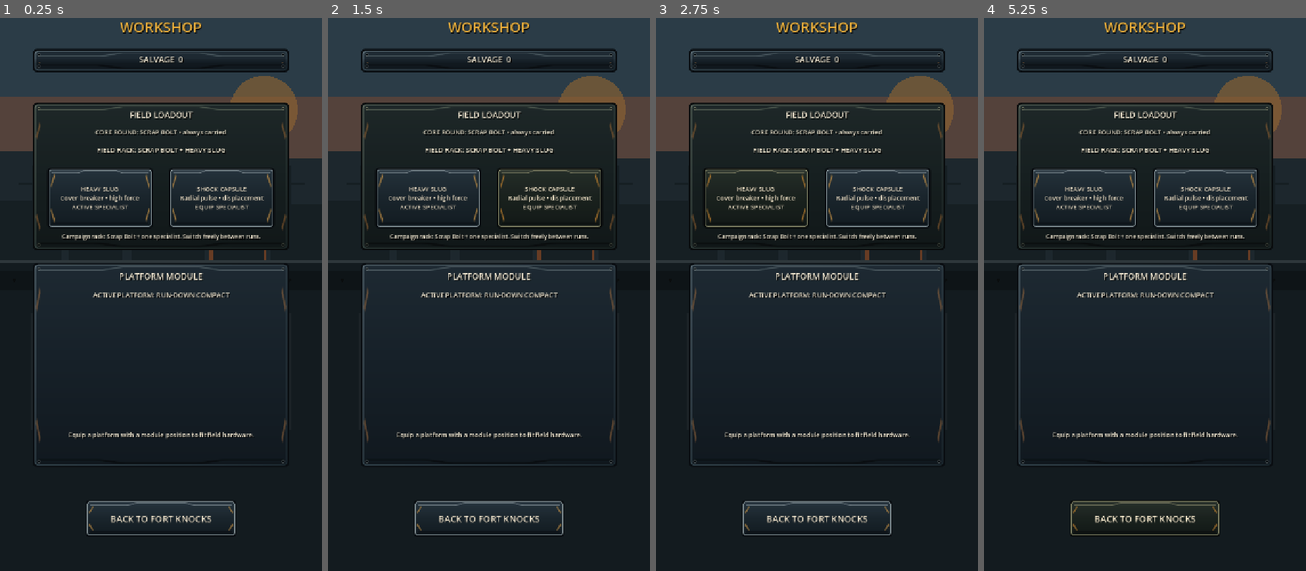
Above: before the commit, frames 1-4 (left to right).
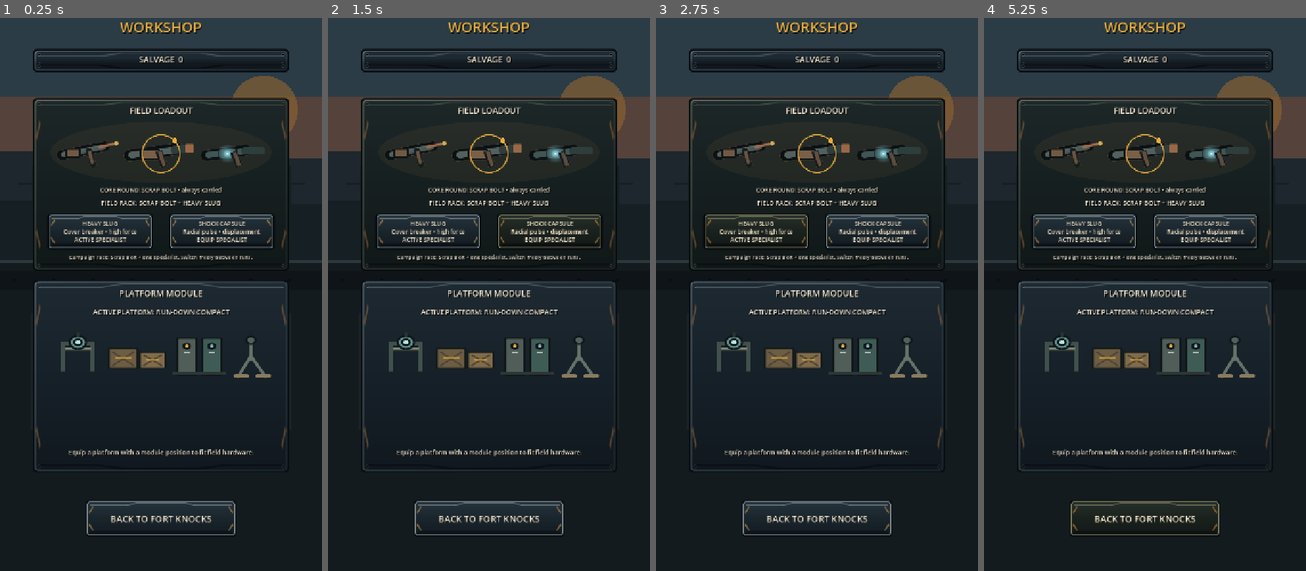
Above: after the commit, the same moments.

Repository: phantompixel-developer/FortKnocks
Game: Godot game, scene res://game/progression/workshop_screen.tscn
The game is run twice, just before and just after one commit, with the same random seed, the same clock (stepped at 60 frames per second) and the same inputs. This scene is started directly instead of the project's main scene.
Inputs:
- Up to frame 1 (0.25 s): no input
- Up to frame 2 (1.5 s): click "HEAVY SLUG Cover breaker • hi…" at 0.5 s; click "SHOCK CAPSULE Radial pulse • …" at 1.25 s
- Up to frame 3 (2.75 s): click "HEAVY SLUG Cover breaker • hi…" at 2 s
- Up to frame 4 (5.25 s): click "SHOCK CAPSULE Radial pulse • …" at 2.75 s; click "HEAVY SLUG Cover breaker • hi…" at 3.5 s; click "SHOCK CAPSULE Radial pulse • …" at 4.25 s; click "BACK TO FORT KNOCKS" at 5 s

The runs differ from the first frame. In frame 1, 13% of the frame differs, in the area x 10-90%, y 14-82%; in frame 2, 12%; in frame 3, 12%; in frame 4, 13%.

Commit message:
style: turn Workshop into physical hardware bench

Diff:
--- a/game/progression/workshop_screen.tscn
+++ b/game/progression/workshop_screen.tscn
@@ -1,7 +1,8 @@
-[gd_scene load_steps=3 format=3]
+[gd_scene load_steps=4 format=3]
 
 [ext_resource type="Script" path="res://game/progression/workshop_screen.gd" id="1_workshop"]
 [ext_resource type="Script" path="res://game/presentation/screen_backdrop.gd" id="2_backdrop"]
+[ext_resource type="Script" path="res://game/presentation/workshop_hardware_display.gd" id="3_hardware"]
 
 [node name="Workshop" type="Control"]
 layout_mode = 3
@@ -67,9 +68,9 @@
 [node name="LoadoutCard" type="ColorRect" parent="."]
 layout_mode = 0
 offset_left = 72.0
-offset_top = 232.0
-offset_right = 648.0
-offset_bottom = 566.0
+offset_top = 222.0
+offset_right = 648.0
+offset_bottom = 612.0
 color = Color(0.10, 0.105, 0.09, 0.94)
 
 [node name="Header" type="Label" parent="LoadoutCard"]
@@ -82,60 +83,70 @@
 text = "FIELD LOADOUT"
 horizontal_alignment = 1
 
+[node name="WeaponDisplay" type="Control" parent="LoadoutCard"]
+layout_mode = 0
+offset_left = 28.0
+offset_top = 50.0
+offset_right = 548.0
+offset_bottom = 196.0
+mouse_filter = 2
+script = ExtResource("3_hardware")
+mode = "weapons"
+
 [node name="CoreLabel" type="Label" parent="LoadoutCard"]
 layout_mode = 0
 offset_left = 26.0
-offset_top = 58.0
+offset_top = 198.0
 offset_right = 550.0
-offset_bottom = 90.0
+offset_bottom = 224.0
+theme_override_font_sizes/font_size = 13
+text = "CORE ROUND: SCRAP BOLT • always carried"
+horizontal_alignment = 1
+
+[node name="SpecialistLabel" type="Label" parent="LoadoutCard"]
+layout_mode = 0
+offset_left = 26.0
+offset_top = 226.0
+offset_right = 550.0
+offset_bottom = 252.0
 theme_override_font_sizes/font_size = 14
-text = "CORE ROUND: SCRAP BOLT • always carried"
-horizontal_alignment = 1
-
-[node name="SpecialistLabel" type="Label" parent="LoadoutCard"]
-layout_mode = 0
-offset_left = 26.0
-offset_top = 96.0
-offset_right = 550.0
-offset_bottom = 128.0
-theme_override_font_sizes/font_size = 15
 text = "FIELD RACK: SCRAP BOLT + HEAVY SLUG"
 horizontal_alignment = 1
 
 [node name="HeavyButton" type="Button" parent="LoadoutCard"]
 layout_mode = 0
 offset_left = 32.0
-offset_top = 146.0
+offset_top = 258.0
 offset_right = 272.0
-offset_bottom = 284.0
-theme_override_font_sizes/font_size = 14
+offset_bottom = 342.0
+theme_override_font_sizes/font_size = 13
 text = "HEAVY SLUG\nCover breaker • high force\nACTIVE SPECIALIST"
 
 [node name="ShockButton" type="Button" parent="LoadoutCard"]
 layout_mode = 0
 offset_left = 304.0
-offset_top = 146.0
+offset_top = 258.0
 offset_right = 544.0
-offset_bottom = 284.0
-theme_override_font_sizes/font_size = 14
+offset_bottom = 342.0
+theme_override_font_sizes/font_size = 13
 text = "SHOCK CAPSULE\nRadial pulse • displacement\nEQUIP SPECIALIST"
 
 [node name="RuleLabel" type="Label" parent="LoadoutCard"]
 layout_mode = 0
 offset_left = 30.0
-offset_top = 292.0
-offset_right = 546.0
-offset_bottom = 322.0
-theme_override_font_sizes/font_size = 13
+offset_top = 348.0
+offset_right = 546.0
+offset_bottom = 378.0
+theme_override_font_sizes/font_size = 12
 text = "Campaign rack: Scrap Bolt + one specialist. Switch freely between runs."
 horizontal_alignment = 1
 
 [node name="UtilityCard" type="ColorRect" parent="."]
 layout_mode = 0
 offset_left = 72.0
-offset_top = 590.0
-offset_right = 648.0
-offset_bottom = 1050.0
+offset_top = 628.0
+offset_right = 648.0
+offset_bottom = 1062.0
 color = Color(0.09, 0.105, 0.095, 0.94)
 
 [node name="Title" type="Label" parent="UtilityCard"]
@@ -158,20 +169,30 @@
 text = "ACTIVE PLATFORM: RUN-DOWN COMPACT"
 horizontal_alignment = 1
 
+[node name="ModuleDisplay" type="Control" parent="UtilityCard"]
+layout_mode = 0
+offset_left = 30.0
+offset_top = 100.0
+offset_right = 546.0
+offset_bottom = 232.0
+mouse_filter = 2
+script = ExtResource("3_hardware")
+mode = "modules"
+
 [node name="ModuleList" type="VBoxContainer" parent="UtilityCard"]
 layout_mode = 0
 offset_left = 30.0
-offset_top = 108.0
-offset_right = 546.0
-offset_bottom = 322.0
-theme_override_constants/separation = 14
+offset_top = 234.0
+offset_right = 546.0
+offset_bottom = 350.0
+theme_override_constants/separation = 8
 
 [node name="Note" type="Label" parent="UtilityCard"]
 layout_mode = 0
 offset_left = 30.0
-offset_top = 342.0
-offset_right = 546.0
-offset_bottom = 430.0
+offset_top = 354.0
+offset_right = 546.0
+offset_bottom = 420.0
 theme_override_font_sizes/font_size = 14
 text = "Equip a platform with a module position to fit field hardware."
 horizontal_alignment = 1
